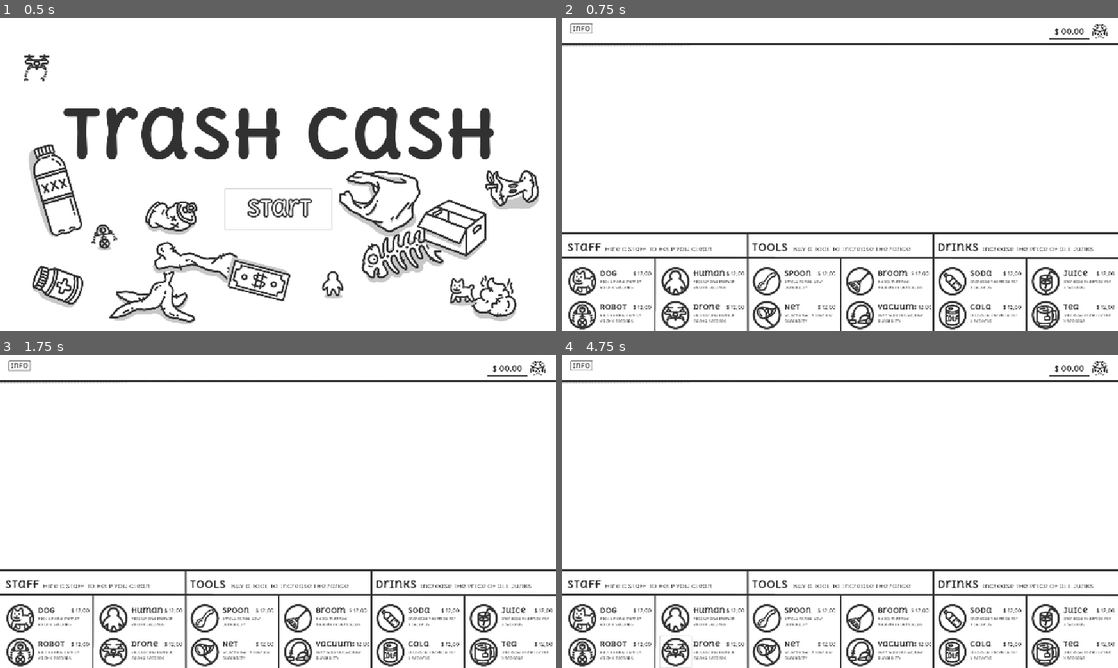
Above: before the commit, frames 1-4 (two rows, left to right).
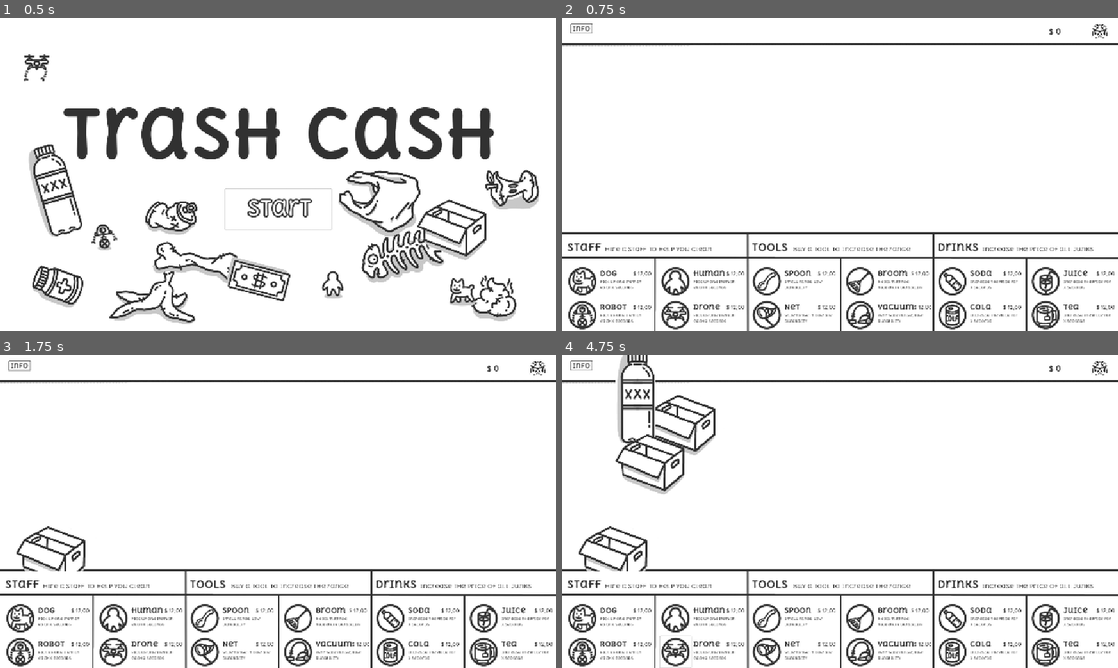
Above: after the commit, the same moments.

Repository: lu7ue/trash-cash
Game: Godot game, scene res://scenes/Start.tscn
Same seed, same stepped clock (60 frames per second), same inputs: the game is played once before the commit and once after it.
Inputs (mouse positions are in pixels of both pictures, inside the frame that each line leads up to):
- Up to frame 1 (0.5 s): no input
- Up to frame 2 (0.75 s): click (840, 208) at 0.5 s
- Up to frame 3 (1.75 s): click (16, 364) at 1.25 s
- Up to frame 4 (4.75 s): click (584, 617) at 2 s; click (673, 617) at 2.75 s; click (584, 652) at 3.5 s; click (673, 652) at 4.25 s

Frame 1 is identical in both runs. In frame 2, 0.1% of the frame differs, in the area x 87-95%, y 3-7%; in frame 3, 0.7%; in frame 4, 2.9%, in the area x 3-95%, y 0-70%.

Commit message:
item spawning

Diff:
--- a/project.godot
+++ b/project.godot
@@ -14,6 +14,10 @@
 run/main_scene="uid://dth0sargccsp4"
 config/features=PackedStringArray("4.4", "Forward Plus")
 
+[autoload]
+
+GameState="*res://scripts/game_state.gd"
+
 [display]
 
 window/size/mode=4
--- /dev/null
+++ b/scenes/FloatingText.tscn
@@ -0,0 +1,6 @@
+[gd_scene load_steps=2 format=3 uid="uid://2623kyitld2"]
+
+[ext_resource type="Script" uid="uid://udtykxug11q4" path="res://scripts/floating_text.gd" id="1_iwtc3"]
+
+[node name="FloatingText" type="Node2D"]
+script = ExtResource("1_iwtc3")
--- a/scenes/Game.tscn
+++ b/scenes/Game.tscn
@@ -1,5 +1,6 @@
-[gd_scene load_steps=21 format=3 uid="uid://cyi8e3yq5shns"]
-
+[gd_scene load_steps=22 format=3 uid="uid://cyi8e3yq5shns"]
+
+[ext_resource type="Script" uid="uid://qlqm2lh8c48q" path="res://scripts/game.gd" id="1_a8wo8"]
 [ext_resource type="Texture2D" uid="uid://cywhtqxxonu50" path="res://assets/graphics/ui/background/main_page.jpg" id="1_ibkli"]
 [ext_resource type="Texture2D" uid="uid://b74fgmoqksilo" path="res://assets/graphics/ui/button/info_btn.png" id="2_3xj3m"]
 [ext_resource type="Texture2D" uid="uid://b1rpvh2ut3q6o" path="res://assets/graphics/ui/money_icon.PNG" id="3_mcffj"]
@@ -22,6 +23,7 @@
 [ext_resource type="Texture2D" uid="uid://d3kygbcemwuyk" path="res://assets/graphics/equipment/drink_tea_icon.PNG" id="20_i4jil"]
 
 [node name="Game" type="Node2D"]
+script = ExtResource("1_a8wo8")
 
 [node name="Main Page" type="Sprite2D" parent="."]
 texture = ExtResource("1_ibkli")
@@ -63,15 +65,15 @@
 metadata/_edit_lock_ = true
 
 [node name="Money Display Frame" type="Sprite2D" parent="Tool Bar/Money"]
-position = Vector2(791, -493)
+visible = false
+position = Vector2(750, -493)
 scale = Vector2(0.25, 0.25)
 texture = ExtResource("4_2rd6h")
-metadata/_edit_lock_ = true
 
 [node name="Money Label" type="Label" parent="Tool Bar/Money"]
-offset_left = 739.0
+offset_left = 720.0
 offset_top = -512.0
-offset_right = 843.0
+offset_right = 824.0
 offset_bottom = -479.0
 theme_override_colors/font_color = Color(0.192157, 0.192157, 0.192157, 1)
 theme_override_fonts/font = ExtResource("8_vjgi4")
--- /dev/null
+++ b/scenes/Item.tscn
@@ -0,0 +1,6 @@
+[gd_scene load_steps=2 format=3 uid="uid://d4lvh0e0b162u"]
+
+[ext_resource type="Script" uid="uid://dpvqj117c3kq0" path="res://scripts/item.gd" id="1_j3wwg"]
+
+[node name="Item" type="Area2D"]
+script = ExtResource("1_j3wwg")
--- /dev/null
+++ b/scenes/ItemSpawner.tscn
@@ -0,0 +1,9 @@
+[gd_scene load_steps=2 format=3 uid="uid://brgksiem31nwx"]
+
+[ext_resource type="Script" uid="uid://dek1ccforxs3g" path="res://scripts/item_spawner.gd" id="1_4rqq8"]
+
+[node name="ItemSpawner" type="Node2D"]
+script = ExtResource("1_4rqq8")
+
+[node name="Timer" type="Timer" parent="."]
+autostart = true
--- a/scenes/Start.tscn
+++ b/scenes/Start.tscn
@@ -15,7 +15,7 @@
 [ext_resource type="Texture2D" uid="uid://c84ggclwr0otn" path="res://assets/graphics/items/plastic_bag.PNG" id="12_5g3mv"]
 [ext_resource type="Texture2D" uid="uid://bph2fb0sbuv5v" path="res://assets/graphics/items/plastic_bottle.png" id="13_t30no"]
 [ext_resource type="Texture2D" uid="uid://bv1jy26mn08t7" path="res://assets/graphics/items/poop.png" id="14_yig4q"]
-[ext_resource type="Texture2D" uid="uid://dpgj6kihidhci" path="res://assets/graphics/items/waste_paper_box.PNG" id="15_qk2b7"]
+[ext_resource type="Texture2D" uid="uid://dpgj6kihidhci" path="res://assets/graphics/items/waste_paper_box.png" id="15_qk2b7"]
 [ext_resource type="Texture2D" uid="uid://73w5iuofhin1" path="res://assets/graphics/equipment/staff_dog_01.PNG" id="16_yjm7g"]
 [ext_resource type="Texture2D" uid="uid://d22m5mkb8i2d8" path="res://assets/graphics/equipment/staff_human_01.PNG" id="17_bd0m1"]
 [ext_resource type="Texture2D" uid="uid://qmdcqred60aq" path="res://assets/graphics/equipment/staff_robot_01.PNG" id="18_daehs"]
--- /dev/null
+++ b/scripts/floating_text.gd
@@ -0,0 +1,26 @@
+extends Node2D
+
+var label: Label
+var timer: Timer
+
+func _ready() -> void:
+	# Create label
+	label = Label.new()
+	label.add_font_override("font", load("res://assets/font/DeliusUnicase-Regular.ttf"))
+	label.set("custom_colors/font_color", Color(0.192157, 0.192157, 0.192157, 1))
+	label.set("custom_constants/font_size", 20)
+	add_child(label)
+
+	# Create timer for disappearance
+	timer = Timer.new()
+	timer.wait_time = 0.5
+	timer.one_shot = true
+	timer.timeout.connect(_on_timer_timeout)
+	add_child(timer)
+	timer.start()
+
+func set_text(text: String) -> void:
+	label.text = text
+
+func _on_timer_timeout() -> void:
+	queue_free()
--- /dev/null
+++ b/scripts/game.gd
@@ -0,0 +1,21 @@
+extends Node2D
+
+# References
+@onready var money_label = $"Tool Bar/Money/Money Label"
+@onready var ground_area = $"Ground Area"
+
+func _ready() -> void:
+	# Connect money changed signal
+	GameState.money_changed.connect(_on_money_changed)
+
+	# Add item spawner
+	var spawner = preload("res://scenes/ItemSpawner.tscn").instantiate()
+	ground_area.add_child(spawner)
+	print("Spawner added:", spawner)
+	print("Ground area valid:", ground_area)
+
+	# Update initial money display
+	_on_money_changed(GameState.player_money)
+
+func _on_money_changed(amount: int) -> void:
+	money_label.text = "$ %d" % amount
--- /dev/null
+++ b/scripts/game_state.gd
@@ -0,0 +1,19 @@
+extends Node
+
+signal money_changed(new_amount: int)
+
+@export var player_money: int = 0:
+	set(value):
+		player_money = max(0, value)
+		money_changed.emit(player_money)
+	get:
+		return player_money
+
+func add_money(amount: int) -> void:
+	player_money += amount
+
+func remove_money(amount: int) -> void:
+	player_money -= amount
+
+func _ready() -> void:
+	money_changed.emit(player_money)
--- /dev/null
+++ b/scripts/item.gd
@@ -0,0 +1,75 @@
+extends Area2D
+
+# Item properties
+var item_type: String = ""
+var value: int = 0
+var is_poop: bool = false
+
+# References
+var floating_text_scene: PackedScene = preload("res://scenes/FloatingText.tscn")
+
+func _ready() -> void:
+	# Connect input event for clicks
+	self.input_event.connect(_on_input_event)
+
+	# Add collision shape
+	var collision_shape = CollisionShape2D.new()
+	var shape = RectangleShape2D.new()
+	shape.extents = Vector2(32, 32)  # Assuming 64x64 sprite
+	collision_shape.shape = shape
+	add_child(collision_shape)
+
+	# Add sprite
+	var sprite = Sprite2D.new()
+	sprite.texture = load(get_texture_path())
+	add_child(sprite)
+
+
+	# Start poop penalty if applicable
+	if is_poop:
+		var timer = Timer.new()
+		timer.wait_time = 1.0
+		timer.autostart = true
+		timer.timeout.connect(_on_poop_penalty)
+		add_child(timer)
+
+func get_texture_path() -> String:
+	match item_type:
+		"paper_box": return "res://assets/graphics/items/waste_paper_box.png"
+		"plastic_bottle": return "res://assets/graphics/items/plastic_bottle.png"
+		"plastic_bag": return "res://assets/graphics/items/plastic_bag.png"
+		"can": return "res://assets/graphics/items/can.png"
+		"apple_core": return "res://assets/graphics/items/apple_core.png"
+		"banana_peel": return "res://assets/graphics/items/banana_peel.png"
+		"fish_bone": return "res://assets/graphics/items/fish_bone.png"
+		"big_bone": return "res://assets/graphics/items/big_bone.png"
+		"battery": return "res://assets/graphics/items/waste_battery.png"
+		"medicine_bottle": return "res://assets/graphics/items/medicine_bottle.png"
+		#"poop": return "res://assets/graphics/items/poop.png"
+		"cash": return "res://assets/graphics/items/cash.png"
+		_: return "res://assets/graphics/items/default.png"
+
+func _on_input_event(_viewport: Node, event: InputEvent, _shape_idx: int) -> void:
+	if event is InputEventMouseButton and event.button_index == MOUSE_BUTTON_LEFT and event.pressed:
+		# Update money
+		if is_poop:
+			GameState.remove_money(value)  # Poop stops deducting when clicked
+		else:
+			GameState.add_money(value)
+
+		# Show floating text
+		var floating_text = floating_text_scene.instantiate()
+		floating_text.position = position
+		floating_text.set_text("%s%d" % ["+" if value > 0 else "-", abs(value)])
+		get_parent().add_child(floating_text)
+
+		# Remove item
+		queue_free()
+
+func _on_poop_penalty() -> void:
+	if is_poop:
+		GameState.remove_money(10)
+		var floating_text = floating_text_scene.instantiate()
+		floating_text.position = position
+		floating_text.set_text("-10")
+		get_parent().add_child(floating_text)
--- /dev/null
+++ b/scripts/item_spawner.gd
@@ -0,0 +1,63 @@
+extends Node2D
+
+@onready var timer = $Timer
+
+# Item scene
+var item_scene: PackedScene = preload("res://scenes/Item.tscn")
+
+# Item probabilities and values
+var items: Array = [
+	{"type": "paper_box", "probability": 0.1, "value": 50},
+	{"type": "plastic_bottle", "probability": 0.1, "value": 30},
+	{"type": "plastic_bag", "probability": 0.1, "value": 20},
+	{"type": "can", "probability": 0.1, "value": 40},
+	{"type": "apple_core", "probability": 0.08, "value": 10},
+	{"type": "banana_peel", "probability": 0.08, "value": 10},
+	{"type": "fish_bone", "probability": 0.07, "value": 15},
+	{"type": "big_bone", "probability": 0.07, "value": 20},
+	{"type": "battery", "probability": 0.05, "value": 100},
+	{"type": "medicine_bottle", "probability": 0.05, "value": 80},
+	{"type": "poop", "probability": 0.05, "value": 0, "is_poop": true},
+	{"type": "cash", "probability": 0.15, "value": 200}
+]
+
+# Ground area boundaries
+var ground_width: float = 1920
+var ground_height: float = 720
+var ground_center: Vector2 = Vector2(0, -124)
+
+func _ready() -> void:
+	print("Item spawner called")
+	timer.timeout.connect(Callable(self, "_on_spawn_timer"))
+	timer.start()
+
+func _on_spawn_timer() -> void:
+	print("Spawn timer triggered")
+
+	# Calculate total probability
+	var total_prob: float = 0.0
+	for item in items:
+		total_prob += item.probability
+
+	# Randomly select an item
+	var rand = randf() * total_prob
+	var cumulative_prob: float = 0.0
+	for item in items:
+		cumulative_prob += item.probability
+		if rand <= cumulative_prob:
+			spawn_item(item)
+			break
+
+func spawn_item(item_data: Dictionary) -> void:
+	var item = item_scene.instantiate()
+	item.item_type = item_data.type
+	item.value = item_data.value
+	item.is_poop = item_data.get("is_poop", false)
+
+	# Random position within ground area
+	var x = ground_center.x - ground_width / 2 + randf() * ground_width
+	var y = ground_center.y - ground_height / 2 + randf() * ground_height
+	item.position = Vector2(x, y)
+	print("Item spawned:", item.item_type)
+
+	get_parent().add_child(item)
Not shown, changed: assets/graphics/items/waste_paper_box.PNG.import
Not shown, added: scripts/floating_text.gd.uid
Not shown, added: scripts/game.gd.uid
Not shown, added: scripts/game_state.gd.uid
Not shown, added: scripts/item.gd.uid
Not shown, added: scripts/item_spawner.gd.uid
